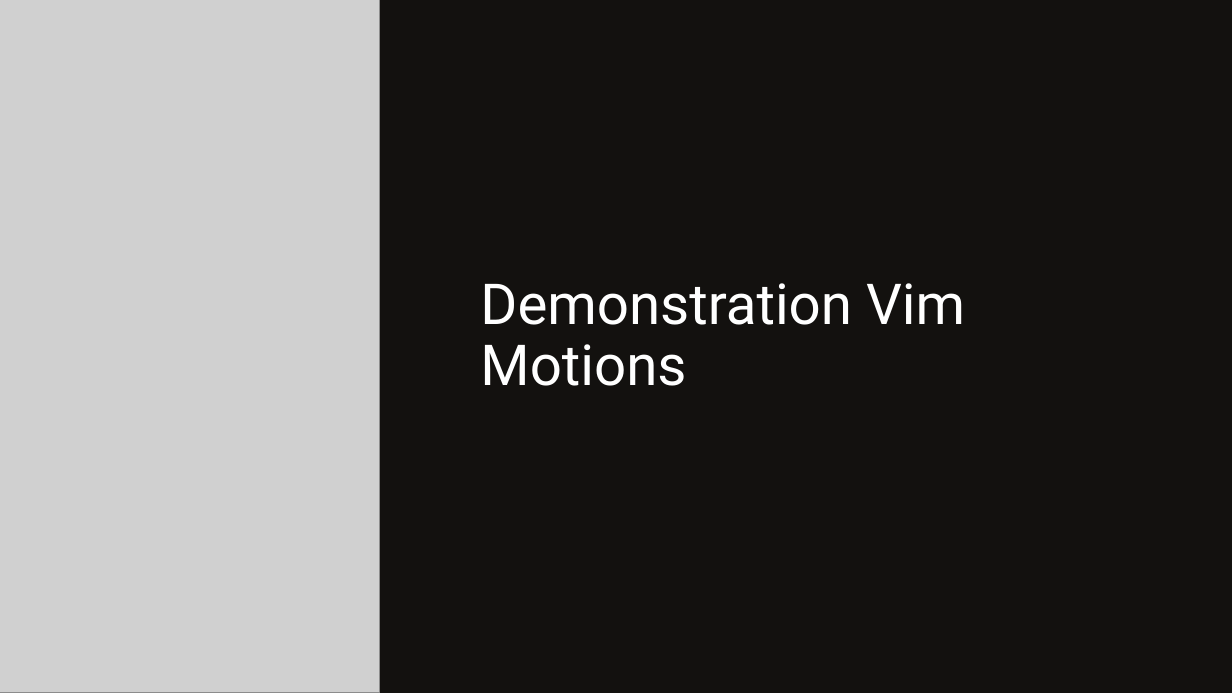
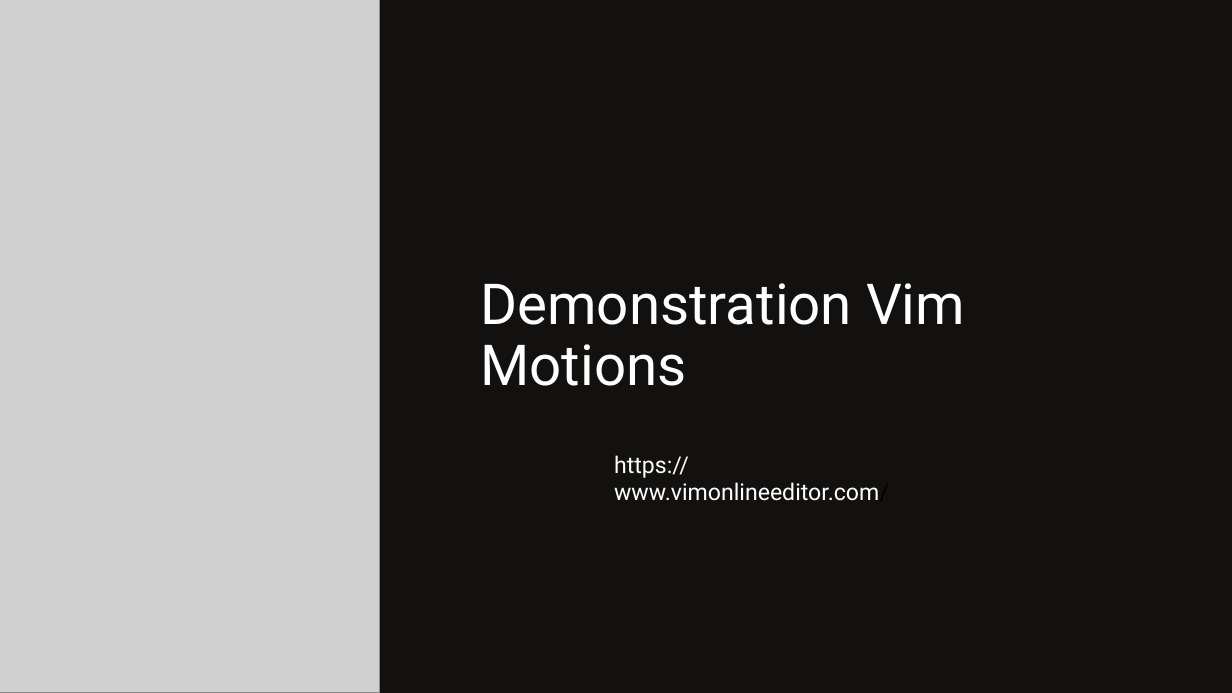
Before and after one commit to MartinSchmelzle/Matlab-VIM-mode, a slide deck: slide 3 of A VIM mode for MATLAB.pptx. Drawn at 1232x693 pixels with LibreOffice and Linux fonts; fonts in the diff are those of the drawing; grey boxes stand for pictures. Boxes give left, top, right and bottom in pixels: in the first picture for what was removed or moved away, otherwise in the second. Text is boxed around its words. In the diff, an @@ line names an element or a change of style, - is before the commit and + after.

```diff
--- a/A VIM mode for MATLAB.pptx
+++ b/A VIM mode for MATLAB.pptx
@@ text added at (614, 455, 889, 501), 18 pt, text #FFFFFF @@
+https://www.vimonlineeditor.com/
```
